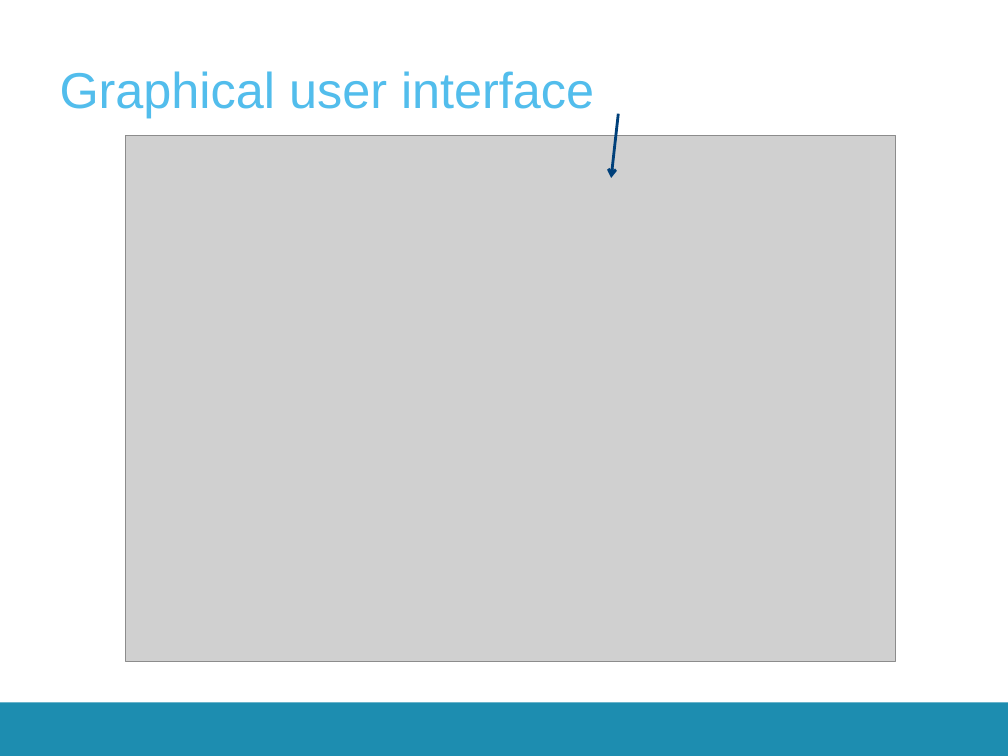
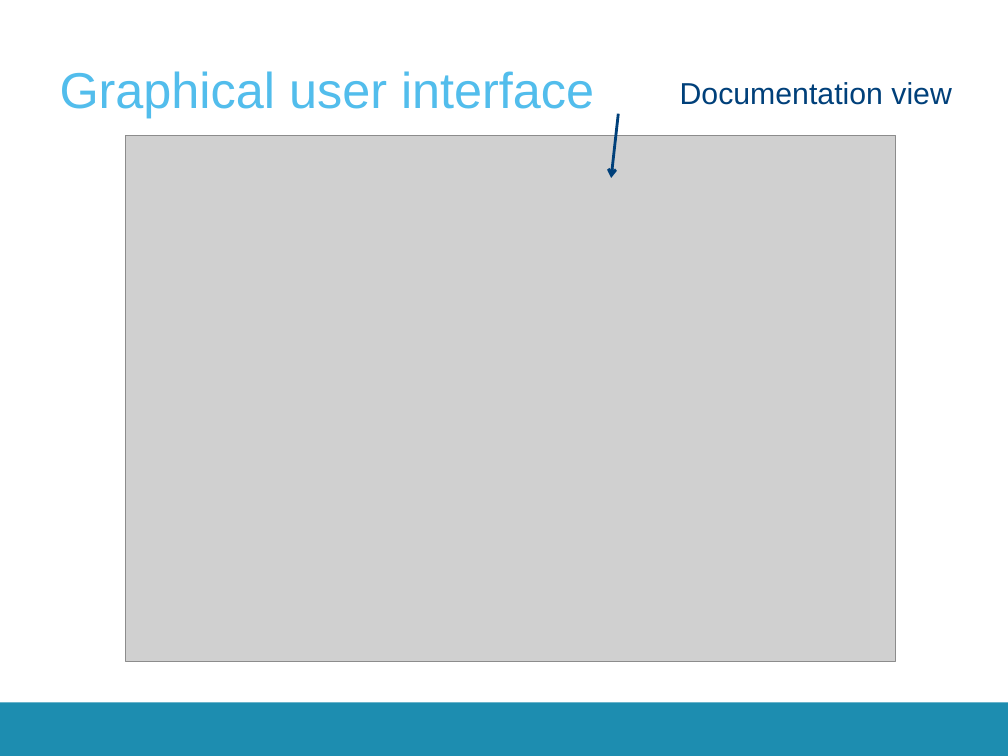
Before and after one commit to open-ideas/__CrashCourse__, a slide deck: slide 17 of 2017-2018/Presentations/CrashCourse_2016.pptx (slide 15 before the commit). Drawn at 1008x756 pixels with LibreOffice and Linux fonts; fonts in the diff are those of the drawing; grey boxes stand for pictures; background and template pictures are left out. Boxes give left, top, right and bottom in pixels: in the first picture for what was removed or moved away, otherwise in the second. Text is boxed around its words. In the diff, an @@ line names an element or a change of style, - is before the commit and + after.

```diff
--- a/2017-2018/Presentations/CrashCourse_2016.pptx
+++ b/2017-2018/Presentations/CrashCourse_2016.pptx
@@ text added at [680,82,952,105], 24 pt, text #00407A @@
+Documentation view
```
Also in this commit, not shown: 14 other slides changed, 14 slides added, 10 slides removed.
